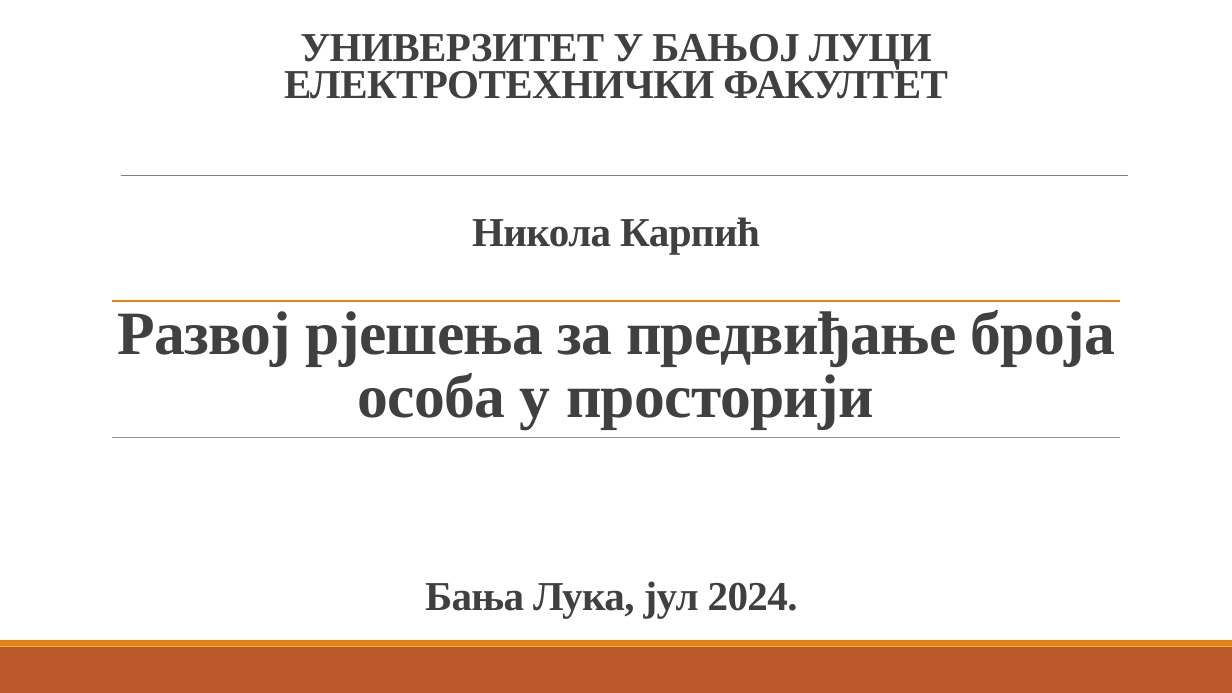
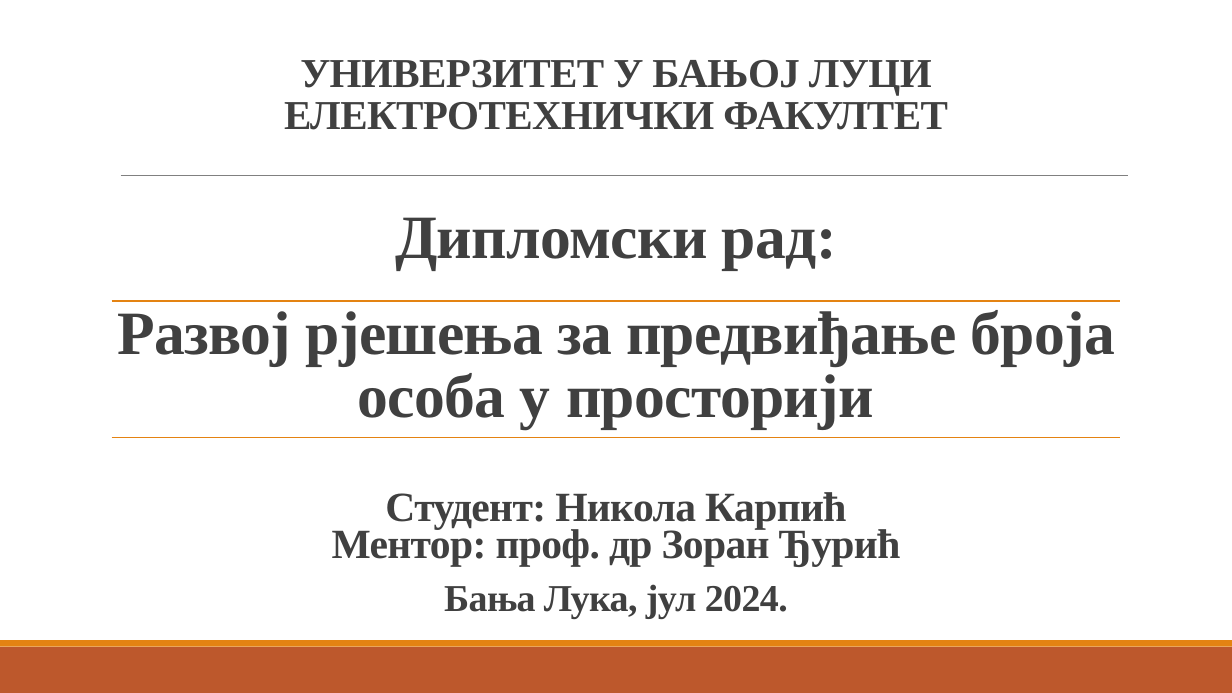
Before and after one commit to ChaosNik/Predicting-the-number-of-people-in-a-room, a slide deck: slide 1 of Presentation/Razvoj rješenja za predviđanje broja osoba u prostoriji.pptx. Drawn at 1232x693 pixels with LibreOffice and Linux fonts; fonts in the diff are those of the drawing. Boxes give left, top, right and bottom in pixels: in the first picture for what was removed or moved away, otherwise in the second. Text is boxed around its words. In the diff, an @@ line names an element or a change of style, - is before the commit and + after.

```diff
--- a/Presentation/Razvoj rješenja za predviđanje broja osoba u prostoriji.pptx
+++ b/Presentation/Razvoj rješenja za predviđanje broja osoba u prostoriji.pptx
@@ text at [284, 60, 947, 130]: line spacing 0.75 to 0.85 @@
@@ text at [395, 217, 837, 270]: text changed; size 32 to 48 pt @@
-Никола Карпић
+Дипломски рад:
@@ text "Студент: Никола Карпић": place and size @@
-text "Студент: Никола Карпић" at [425, 581, 798, 618]
+text "Студент: Никола Карпић" at [332, 492, 901, 619]
@@ text at [332, 492, 901, 567]: paragraphs added @@
+Студент: Никола Карпић
+Ментор: проф. др Зоран Ђурић
@@ text at [444, 584, 788, 619]: size 32 to 29.6 pt in "Бања Лука, јул 2024."; alignment left to centre; line spacing 0.85 to 0.75 @@
```
Also in this commit, not shown: 1 slide added, 1 slide removed, 1 other file.
